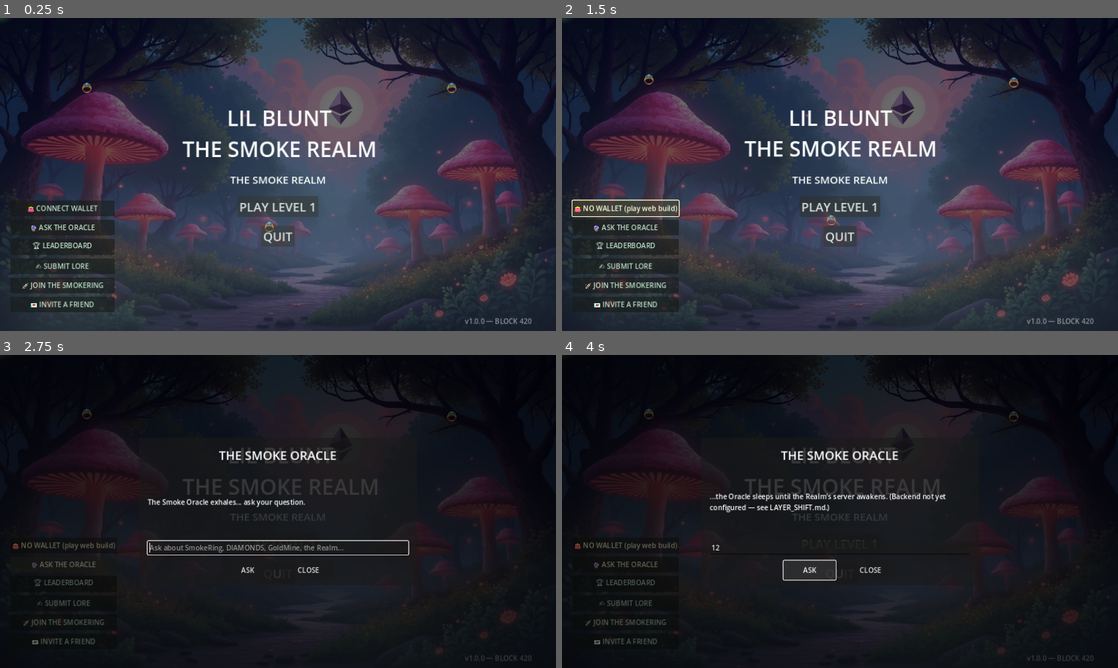
Above: before the commit, frames 1-4 (two rows, left to right).
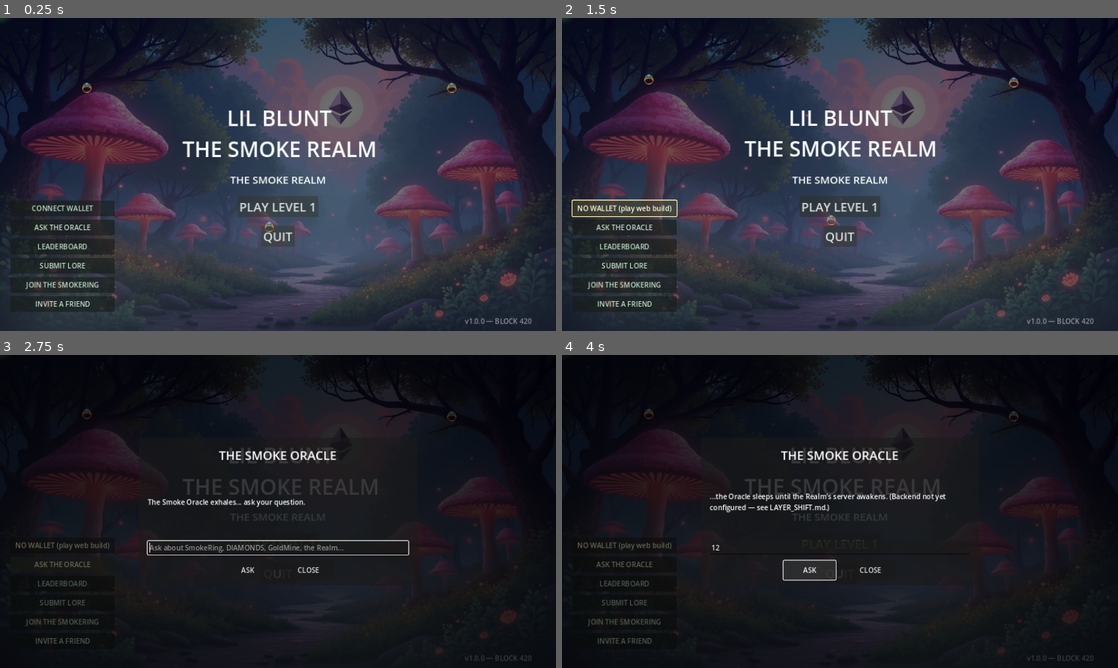
Above: after the commit, the same moments.

Repository: youngstunners88/GM-GAME
Game: Godot game, scene res://src/ui/main_menu.tscn
Same seed, same stepped clock (60 frames per second), same inputs: the game is played once before the commit and once after it.
Inputs (mouse positions are in pixels of both pictures, inside the frame that each line leads up to):
- Up to frame 1 (0.25 s): no input
- Up to frame 2 (1.5 s): click "👛 CONNECT WALLET" (after the commit: "CONNECT WALLET") at 0.5 s; click "👛 NO WALLET (play web build)" (after the commit: "NO WALLET (play web build)") at 1.25 s
- Up to frame 3 (2.75 s): click "🔮 ASK THE ORACLE" (after the commit: "ASK THE ORACLE") at 2 s
- Up to frame 4 (4 s): click (840, 549) at 2.77 s; type "12" at 2.85 s; click "ASK" at 3.5 s

The runs differ from the first frame. In frame 1, 1.0% of the frame differs, in the area x 4-21%, y 59-93%; in frame 2, 1.2%, in the area x 2-22%, y 58-94%; in frame 3, 0.7%; in frame 4, 0.7%.
Error in both runs: Cannot call method 'get_visible_rect' on a null value. (res://src/autoload/mobile_input_handler.gd:23)

Commit message:
fix(ui): email panel Escape works while typing; strip tofu-box emoji from canvas labels
- email_signup_panel: _input instead of _unhandled_input — a focused LineEdit
  consumes Escape as focus-release before _unhandled_input ever sees it,
  which trapped keyboard users (and the verify gate) on the panel.
- Godot's default font has no emoji glyphs, so every emoji in canvas UI
  rendered as a tofu box (visible in verification screenshots) — replaced
  with plain text across menu buttons, panel title, and victory screen.

Co-Authored-By: Claude Opus 4.8 <noreply@anthropic.com>
Claude-Session: https://claude.ai/code/session_01KkjNwKWegSVaQWrVTiU8ru

Diff:
--- a/src/ui/email_signup_panel.gd
+++ b/src/ui/email_signup_panel.gd
@@ -27,7 +27,10 @@
 	_email.grab_focus()
 
 ## Keyboard path (UI rule: keyboard AND mouse): Escape skips the prompt.
-func _unhandled_input(event: InputEvent) -> void:
+## _input (not _unhandled_input): the focused LineEdit consumes Escape as
+## "release focus" before it would ever reach _unhandled_input, which left
+## keyboard users (and the automated verify gate) stuck on the panel.
+func _input(event: InputEvent) -> void:
 	if event.is_action_pressed("ui_cancel"):
 		get_viewport().set_input_as_handled()
 		_on_skip()
@@ -50,7 +53,7 @@
 
 func _on_signup_done(res: Variant) -> void:
 	if typeof(res) == TYPE_DICTIONARY and (res as Dictionary).get("ok", false):
-		_status.text = "Welcome in. Check your inbox 🌿"
+		_status.text = "Welcome in. Check your inbox."
 	else:
 		_status.text = "Couldn't sign you up right now — let's just play."
 	await get_tree().create_timer(1.1).timeout
--- a/src/ui/email_signup_panel.tscn
+++ b/src/ui/email_signup_panel.tscn
@@ -34,7 +34,7 @@
 theme_override_constants/separation = 12
 
 [node name="Title" type="Label" parent="Panel/VBox"]
-text = "🌿 WEEKLY SMOKE REALM UPDATES?"
+text = "WEEKLY SMOKE REALM UPDATES?"
 horizontal_alignment = 1
 theme_override_font_sizes/font_size = 24
 
--- a/src/ui/main_menu.gd
+++ b/src/ui/main_menu.gd
@@ -45,12 +45,12 @@
     row.position = Vector2(24, get_viewport().get_visible_rect().size.y - 300)
     add_child(row)
     var defs := [
-        ["👛 CONNECT WALLET", _on_connect_wallet],
-        ["🔮 ASK THE ORACLE", _on_oracle],
-        ["🏆 LEADERBOARD", _on_leaderboard],
-        ["✍ SUBMIT LORE", _on_submit_lore],
-        ["🚀 JOIN THE SMOKERING", _on_join],
-        ["💌 INVITE A FRIEND", _on_invite_friend],
+        ["CONNECT WALLET", _on_connect_wallet],
+        ["ASK THE ORACLE", _on_oracle],
+        ["LEADERBOARD", _on_leaderboard],
+        ["SUBMIT LORE", _on_submit_lore],
+        ["JOIN THE SMOKERING", _on_join],
+        ["INVITE A FRIEND", _on_invite_friend],
     ]
     for d in defs:
         var b := Button.new()
@@ -70,18 +70,18 @@
 func _on_connect_wallet() -> void:
     Web3Bridge.track("menu_connect_wallet")
     if not Web3Bridge.is_web3_available():
-        _wallet_btn.text = "👛 NO WALLET (play web build)"
+        _wallet_btn.text = "NO WALLET (play web build)"
         return
-    _wallet_btn.text = "👛 CONNECTING..."
+    _wallet_btn.text = "CONNECTING..."
     if Web3Bridge.wallet_address == "":
         await Web3Bridge.connect_wallet()
     else:
         await Web3Bridge.refresh_balances()
     if Web3Bridge.wallet_address != "":
-        _wallet_btn.text = "👛 " + Web3Bridge.short_address()
+        _wallet_btn.text = "WALLET: " + Web3Bridge.short_address()
         Web3Bridge.report_event("wallet_connect")
     else:
-        _wallet_btn.text = "👛 CONNECT WALLET"
+        _wallet_btn.text = "CONNECT WALLET"
 
 func _on_oracle() -> void:
     Web3Bridge.track("menu_oracle")
@@ -128,7 +128,7 @@
             Web3Bridge.invite_friend(email, func(res: Variant):
                 var ok: bool = typeof(res) == TYPE_DICTIONARY and (res as Dictionary).get("ok", false)
                 var note := AcceptDialog.new()
-                note.dialog_text = "Invite sent! 🌿" if ok else "Couldn't send right now (server offline?)."
+                note.dialog_text = "Invite sent!" if ok else "Couldn't send right now (server offline?)."
                 add_child(note)
                 note.popup_centered())
         dlg.queue_free())
--- a/src/ui/victory_screen.tscn
+++ b/src/ui/victory_screen.tscn
@@ -47,19 +47,19 @@
 [node name="ClaimBadge" type="Button" parent="Root/Buttons"]
 layout_mode = 2
 custom_minimum_size = Vector2(360, 48)
-text = "🏅 CLAIM YOUR BADGE"
+text = "CLAIM YOUR BADGE"
 
 [node name="SubmitScore" type="Button" parent="Root/Buttons"]
 layout_mode = 2
 custom_minimum_size = Vector2(360, 48)
-text = "📊 SUBMIT SCORE TO CHAIN"
+text = "SUBMIT SCORE TO CHAIN"
 
 [node name="ViewNFT" type="Button" parent="Root/Buttons"]
 layout_mode = 2
 custom_minimum_size = Vector2(360, 48)
-text = "🔍 VIEW YOUR NFT"
+text = "VIEW YOUR NFT"
 
 [node name="Continue" type="Button" parent="Root/Buttons"]
 layout_mode = 2
 custom_minimum_size = Vector2(360, 48)
-text = "▶ CONTINUE"
+text = "CONTINUE"
